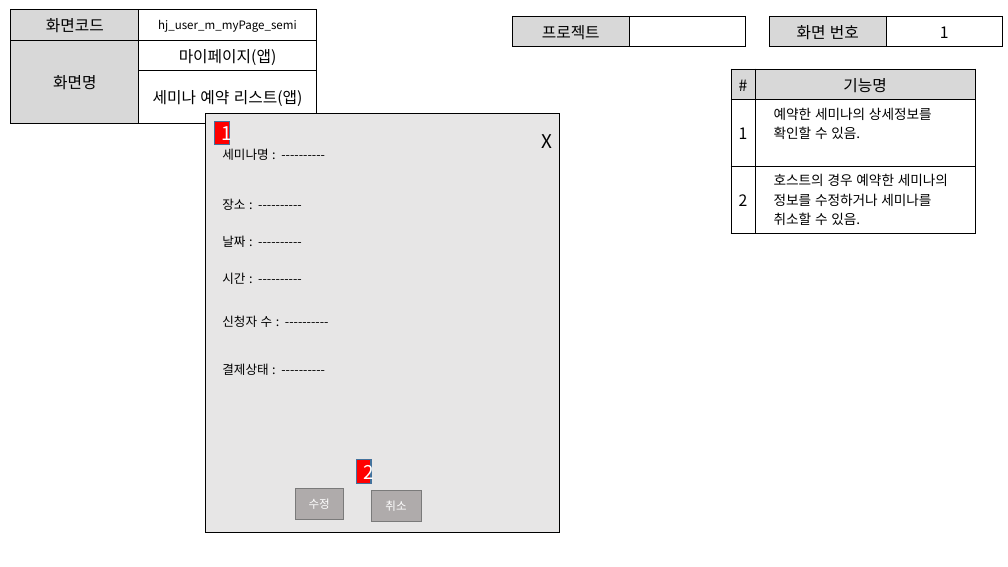
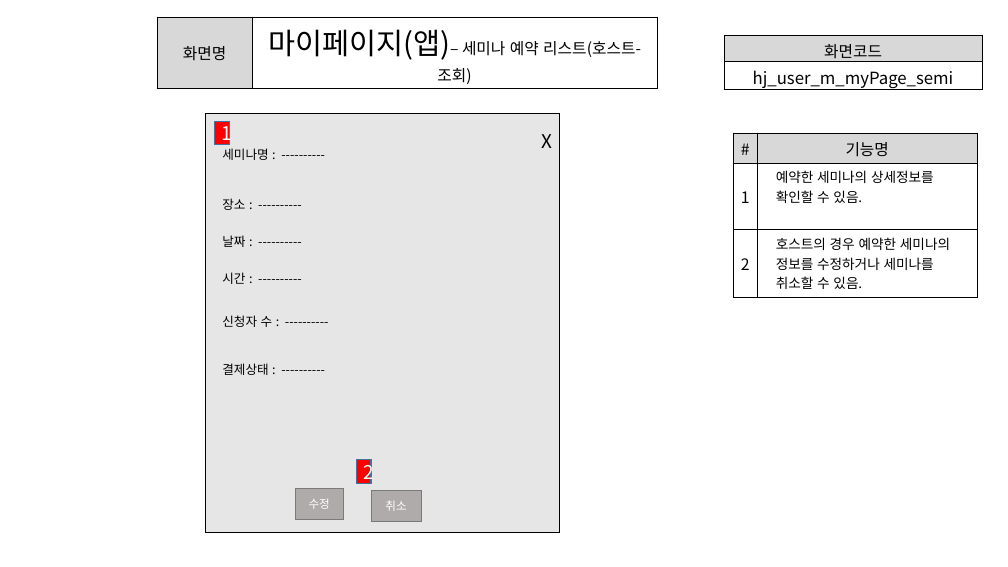
Before and after one commit to ezenteam2/e-Zone, a slide deck: slide 26 of 0 발표용 파워포인트/project05 - 파워포인트 종합 - 형준.pptx. Drawn at 1008x567 pixels with LibreOffice and Linux fonts; fonts in the diff are those of the drawing. Boxes give left, top, right and bottom in pixels: in the first picture for what was removed or moved away, otherwise in the second. Text is boxed around its words. In the diff, an @@ line names an element or a change of style, - is before the commit and + after.

```diff
--- a/0 발표용 파워포인트/project05 - 파워포인트 종합 - 형준.pptx
+++ b/0 발표용 파워포인트/project05 - 파워포인트 종합 - 형준.pptx
@@ table at (157, 17, 657, 88) @@
-row 1: 화면코드 | hj_user_m_myPage_semi
-row 2: 화면명 | 마이페이지(앱)
-row 3:  | 세미나 예약 리스트(앱)
+row 1: 화면명 | 마이페이지(앱)– 세미나 예약 리스트(호스트-조회)
@@ table: place and size @@
-table at (11, 10, 316, 110)
+table at (157, 17, 657, 88)
@@ table removed at (513, 17, 746, 43), 1 rows, 2 columns @@
-프로젝트 | 
@@ table removed at (770, 17, 1003, 44), 1 rows, 2 columns @@
-화면 번호 | 1
@@ table added at (724, 35, 982, 93), 2 rows, 1 columns @@
+화면코드
+hj_user_m_myPage_semi
@@ table: place and size @@
-table at (731, 70, 975, 229)
+table at (734, 133, 978, 293)
```
Also in this commit, not shown: 30 other slides changed, 1 slide removed.
